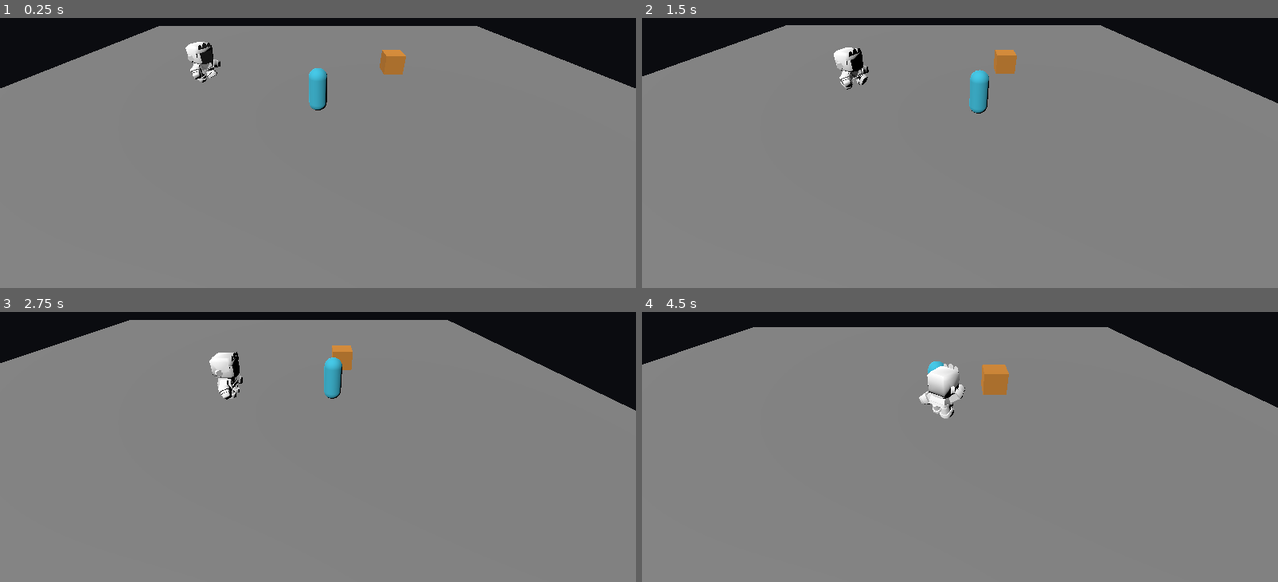
Above: before the commit, frames 1-4 (two rows, left to right).
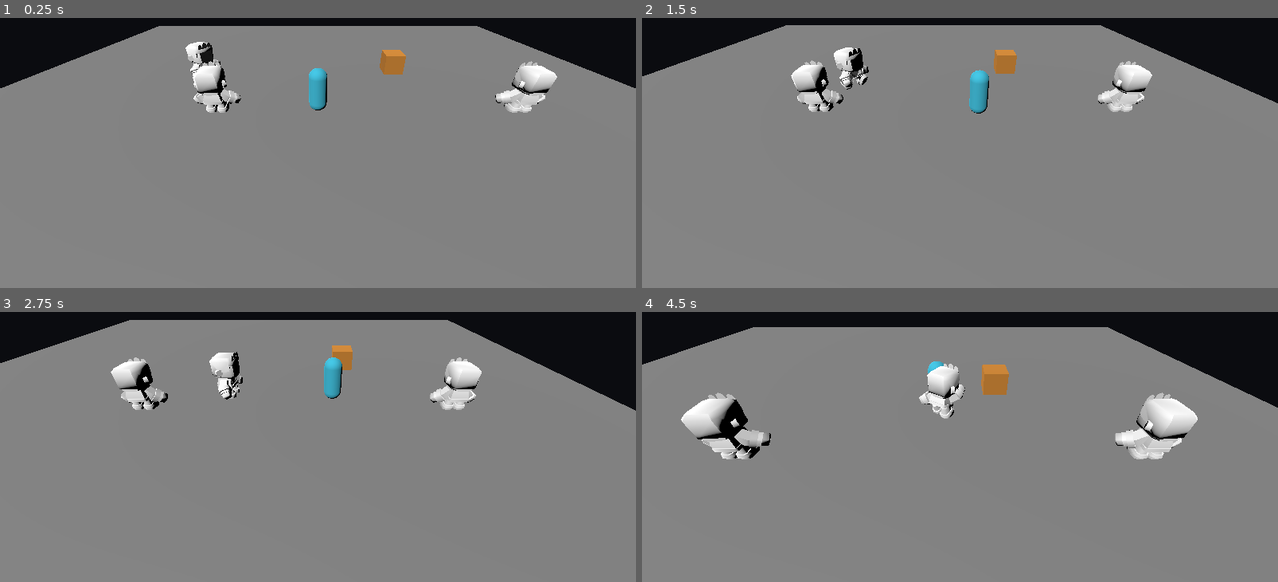
Above: after the commit, the same moments.

Repository: gabrielagudelo777-max/el-inquieto-videojuego
Game: Godot game, scene res://main.tscn
The game is run twice, just before and just after one commit, with the same random seed, the same clock (stepped at 60 frames per second) and the same inputs.
Inputs (mouse positions are in pixels of both pictures, inside the frame that each line leads up to):
- Up to frame 1 (0.25 s): no input
- Up to frame 2 (1.5 s): move the mouse to (1099, 90) at 0.52 s; hold D (move_right) 0.53-1.28 s; tap R (hacer_ruido, bound only after the commit) at 0.6 s; move the mouse to (832, 126) at 1.27 s; hold S (move_down) from 1.28 s (still down); tap Ctrl (correr) at 1.35 s
- Up to frame 3 (2.75 s): tap R (hacer_ruido, bound only after the commit) at 1.55, 2.3 s; move the mouse to (381, 325) at 2.02 s; release S (move_down) at 2.03 s; hold D (move_right) from 2.03 s (still down); tap Shift (dash) at 2.1 s
- Up to frame 4 (4.5 s): move the mouse to (928, 474) at 2.77 s; release D (move_right) at 2.78 s; hold W (move_up) 2.78-3.53 s; tap J (disparar) at 2.85 s; tap R (hacer_ruido, bound only after the commit) at 3.05, 3.8, 4.35 s; move the mouse to (1150, 457) at 3.52 s; hold A (move_left) from 3.53 s (still down); tap E (interactuar) at 3.6 s; move the mouse to (769, 349) at 4.27 s

The runs differ from the first frame. In frame 1, 1.7% of the frame differs, in the area x 30-88%, y 15-36%; in frame 2, 1.7%; in frame 3, 1.8%; in frame 4, 3.6%, in the area x 6-88%, y 29-55%.

Commit message:
T9 N1 - Tarea C - ruido y oyentes

Diff:
--- a/main.tscn
+++ b/main.tscn
@@ -7,6 +7,8 @@
 [ext_resource type="Script" uid="uid://bnx1xp8fojr7a" path="res://interactuar.gd" id="5_interactuar"]
 [ext_resource type="Script" uid="uid://u47o6gjca3kg" path="res://apuntar.gd" id="6_apuntar"]
 [ext_resource type="Script" uid="uid://dqvdh7dhh7tfv" path="res://diana.gd" id="7_diana"]
+[ext_resource type="Script" path="res://ruido.gd" id="8_ruido"]
+[ext_resource type="PackedScene" path="res://oyente.tscn" id="9_oyente"]
 
 [sub_resource type="BoxShape3D" id="BoxShape3D_suelo"]
 size = Vector3(30, 0.2, 30)
@@ -67,6 +69,9 @@
 alcance = 8.0
 cadencia = 0.5
 
+[node name="Ruido" type="Node" parent="Personaje"]
+script = ExtResource("8_ruido")
+
 [node name="Caja1" type="StaticBody3D" parent="." unique_id=1839391036 groups=["interactivos"]]
 transform = Transform3D(1, 0, 0, 0, 1, 0, 0, 0, 1, 4, 0.5, -4)
 script = ExtResource("7_diana")
@@ -91,3 +96,9 @@
 [node name="Guardia" parent="." unique_id=640307694 node_paths=PackedStringArray("objetivo") instance=ExtResource("3_guardia")]
 transform = Transform3D(1, 0, 0, 0, 1, 0, 0, 0, 1, -6, 0, -3)
 objetivo = NodePath("../Personaje")
+
+[node name="OyenteA" parent="." instance=ExtResource("9_oyente")]
+position = Vector3(-4, 0, 0)
+
+[node name="OyenteB" parent="." instance=ExtResource("9_oyente")]
+position = Vector3(8, 0, 0)
--- /dev/null
+++ b/oyente.gd
@@ -0,0 +1,27 @@
+extends CharacterBody3D
+
+@onready var anim: AnimationPlayer = $Modelo/AnimationPlayer
+
+
+func _ready() -> void:
+	add_to_group("oyentes")
+	_reproducir("idle")
+
+
+func _physics_process(delta: float) -> void:
+	if not is_on_floor():
+		velocity += get_gravity() * delta
+	else:
+		velocity.y = 0.0
+	_reproducir("idle")
+	move_and_slide()
+
+
+func oir(punto: Vector3) -> void:
+	var distancia: float = global_position.distance_to(punto)
+	print(name, " oyó algo a ", snappedf(distancia, 0.01), " m")
+
+
+func _reproducir(nombre: StringName) -> void:
+	if anim.current_animation != nombre:
+		anim.play(nombre)
--- /dev/null
+++ b/oyente.tscn
@@ -0,0 +1,18 @@
+[gd_scene format=3]
+
+[ext_resource type="Script" path="res://oyente.gd" id="1_script"]
+[ext_resource type="PackedScene" path="res://personaje/character-male-d.glb" id="2_modelo"]
+
+[sub_resource type="CapsuleShape3D" id="CapsuleShape3D_oyente"]
+radius = 0.35
+height = 1.75
+
+[node name="Oyente" type="CharacterBody3D"]
+script = ExtResource("1_script")
+
+[node name="CollisionShape3D" type="CollisionShape3D" parent="."]
+position = Vector3(0, 0.875, 0)
+shape = SubResource("CapsuleShape3D_oyente")
+
+[node name="Modelo" parent="." instance=ExtResource("2_modelo")]
+transform = Transform3D(-2.6, 0, 0, 0, 2.6, 0, 0, 0, -2.6, 0, 0, 0)
--- a/project.godot
+++ b/project.godot
@@ -60,6 +60,11 @@
 "events": [Object(InputEventKey,"resource_local_to_scene":false,"resource_name":"","device":-1,"window_id":0,"alt_press …(190 unchanged characters)…
 ]
 }
+hacer_ruido={
+"deadzone": 0.5,
+"events": [Object(InputEventKey,"resource_local_to_scene":false,"resource_name":"","device":-1,"window_id":0,"alt_pressed":false,"shift_pressed":false,"ctrl_pressed":false,"meta_pressed":false,"pressed":false,"keycode":82,"physical_keycode":82,"key_label":0,"unicode":114,"location":0,"echo":false,"script":null)
+]
+}
 
 [rendering]
 
--- /dev/null
+++ b/ruido.gd
@@ -0,0 +1,21 @@
+extends Node
+
+@export var tecla: StringName = &"hacer_ruido"
+@export var radio: float = 6.0
+
+@onready var jugador: CharacterBody3D = get_parent()
+
+
+func _physics_process(_delta: float) -> void:
+	if Input.is_action_just_pressed(tecla):
+		sonar()
+
+
+func sonar() -> void:
+	var cuantos: int = 0
+	for oyente: Node3D in get_tree().get_nodes_in_group("oyentes"):
+		if jugador.global_position.distance_to(oyente.global_position) <= radio:
+			oyente.oir(jugador.global_position)
+			cuantos += 1
+
+	print("ruido de ", radio, " m: lo oyen ", cuantos)
